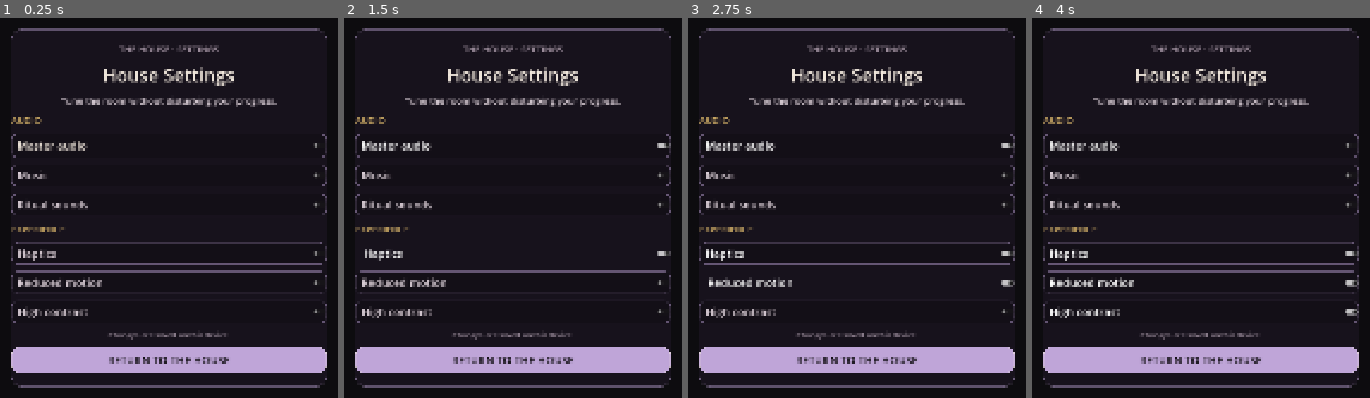
Above: before the commit, frames 1-4 (left to right).
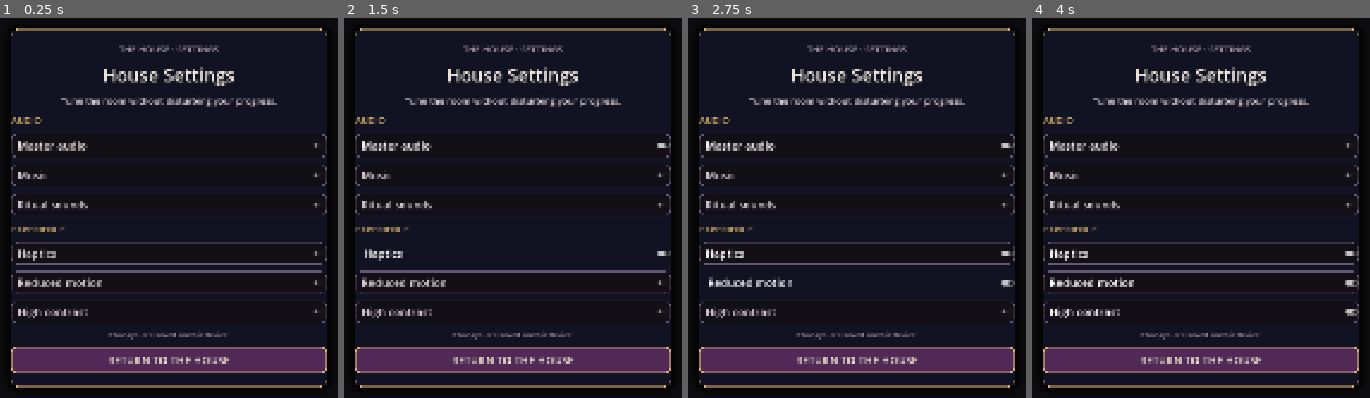
Above: after the commit, the same moments.

Repository: Jay-prodesign/akilta-match3
Game: Godot game, scene res://src/ui/settings/settings_panel.tscn
Same seed, same stepped clock (60 frames per second), same inputs: the game is played once before the commit and once after it. This scene is started directly instead of the project's main scene.
Inputs:
- Up to frame 1 (0.25 s): no input
- Up to frame 2 (1.5 s): click "Master audio" at 0.5 s; click "Haptics" at 1.25 s
- Up to frame 3 (2.75 s): click "Reduced motion" at 2 s
- Up to frame 4 (4 s): click "High contrast" at 2.75 s; click "Master audio" at 3.5 s

The runs differ from the first frame. In frame 1, 7.8% of the frame differs, in the area x 3-97%, y 2-98%; in frame 2, 7.8%; in frame 3, 7.8%; in frame 4, 7.8%.

Commit message:
ui: bring functional settings overlay into moonlit gold-plum visual system

Diff:
--- a/src/ui/settings/settings_panel.gd
+++ b/src/ui/settings/settings_panel.gd
@@ -14,6 +14,7 @@
 var settings
 
 func _ready() -> void:
+	_style_settings_overlay()
 	close_button.pressed.connect(func(): close_requested.emit())
 	master_toggle.toggled.connect(func(on): _set_setting("master_muted", not on))
 	music_toggle.toggled.connect(func(on): _set_setting("music_muted", not on))
@@ -36,3 +37,27 @@
 func _set_setting(key: String, value) -> void:
 	if settings != null:
 		settings.set_value(key, value)
+
+func _style_settings_overlay() -> void:
+	var card := get_node_or_null("Card") as PanelContainer
+	if card != null:
+		var panel := StyleBoxFlat.new()
+		panel.bg_color = Color("#121322")
+		panel.border_color = Color("#D5AD70", 0.82)
+		panel.set_border_width_all(2)
+		panel.set_corner_radius_all(18)
+		panel.shadow_color = Color(0, 0, 0, 0.7)
+		panel.shadow_size = 24
+		card.add_theme_stylebox_override("panel", panel)
+	var close_style := StyleBoxFlat.new()
+	close_style.bg_color = Color("#512957")
+	close_style.border_color = Color("#D5AD70")
+	close_style.set_border_width_all(2)
+	close_style.set_corner_radius_all(10)
+	var hover := close_style.duplicate() as StyleBoxFlat
+	hover.bg_color = Color("#69366F")
+	close_button.add_theme_stylebox_override("normal", close_style)
+	close_button.add_theme_stylebox_override("hover", hover)
+	close_button.add_theme_stylebox_override("pressed", hover)
+	close_button.add_theme_color_override("font_color", Color("#F4E5D3"))
+	close_button.add_theme_color_override("font_hover_color", Color("#F4E5D3"))
